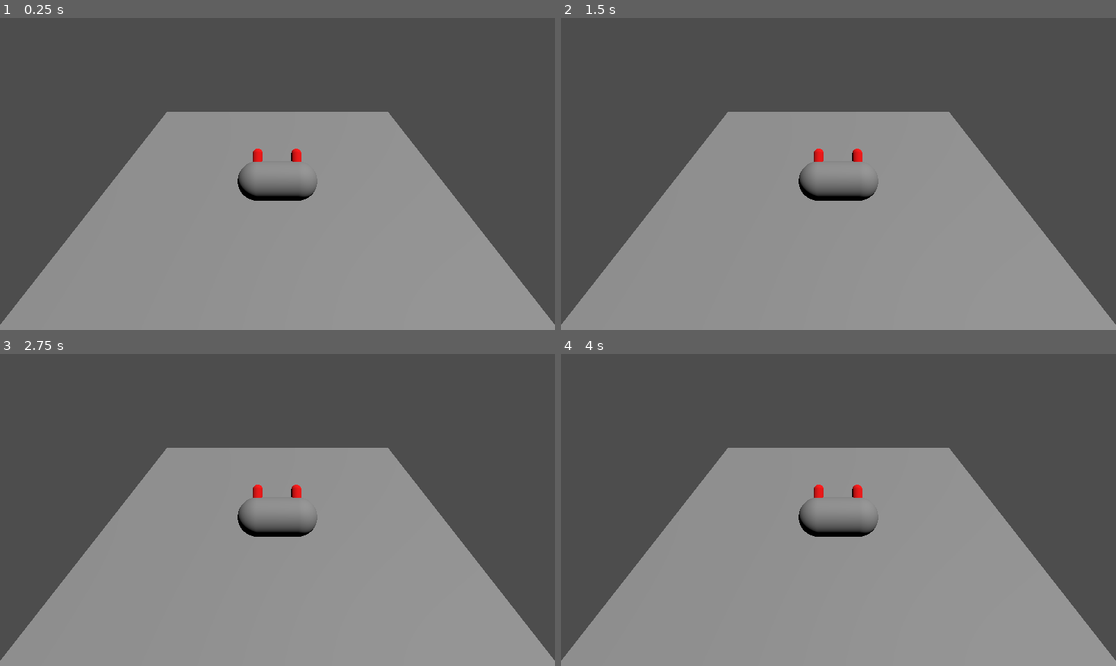
Above: before the commit, frames 1-4 (two rows, left to right).
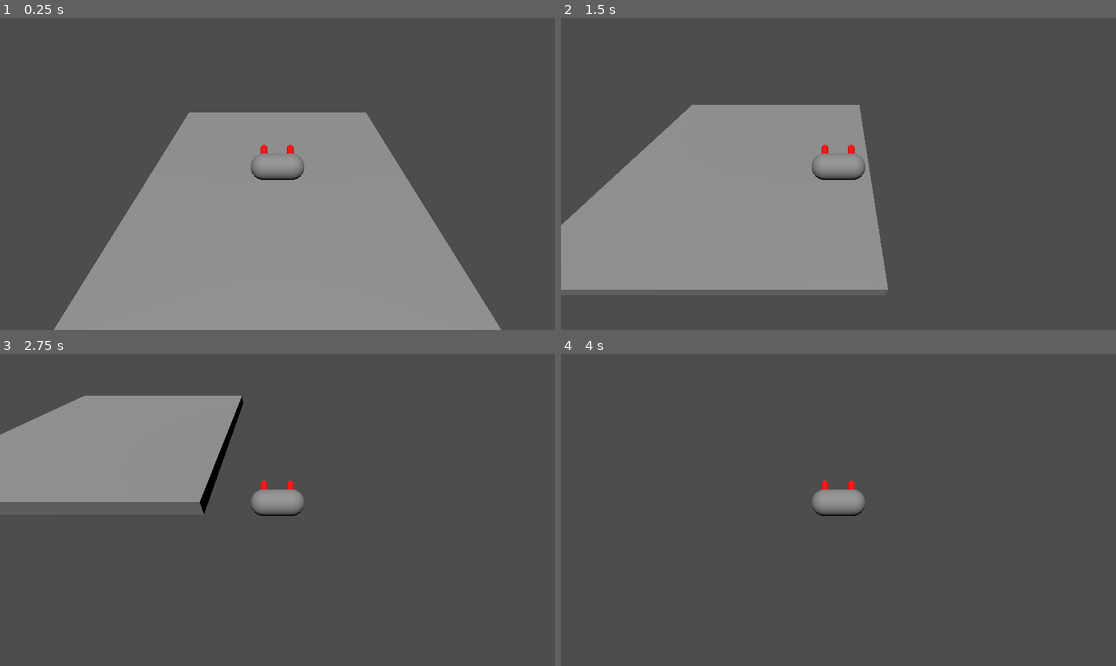
Above: after the commit, the same moments.

Repository: romeshdev/GGJ25
Game: Godot game, scene res://kitchen/kitchen.tscn
Two runs of this game, one before a commit and one after it. Both use one fixed random seed, a clock stepped at 60 frames per second and the inputs below.
Inputs:
- Up to frame 1 (0.25 s): no input
- Up to frame 2 (1.5 s): tap Enter (ui_accept) at 0.5, 0.6, 0.77, 1.07, 1.35 s; hold Right (ui_right) 0.53-1.28 s; hold Down (ui_down) from 1.28 s (still down)
- Up to frame 3 (2.75 s): tap Enter (ui_accept) at 1.52, 1.82, 2.1 s; release Down (ui_down) at 2.03 s; hold Right (ui_right) from 2.03 s (still down)
- Up to frame 4 (4 s): release Right (ui_right) at 2.78 s; hold Up (ui_up) 2.78-3.53 s; tap Enter (ui_accept) at 2.85, 3.02, 3.32, 3.5, 3.6, 3.77 s; hold Left (ui_left) from 3.53 s (still down)

The runs differ from the first frame. In frame 1, 11% of the frame differs, in the area x 0-100%, y 30-100%; in frame 2, 35%; in frame 3, 57%, in the area x 0-100%, y 13-100%; in frame 4, 49%.

Commit message:
crab can move

Diff:
--- /dev/null
+++ b/crab/crab.gd
@@ -0,0 +1,26 @@
+class_name Crab extends CharacterBody3D
+
+const SPEED = 5.0
+const JUMP_VELOCITY = 4.5
+
+func _physics_process(delta):
+	# Add the gravity.
+	if not is_on_floor():
+		velocity += get_gravity() * delta
+
+	# Handle jump.
+	if Input.is_action_just_pressed("ui_accept") and is_on_floor():
+		velocity.y = JUMP_VELOCITY
+
+	# Get the input direction and handle the movement/deceleration.
+	# As good practice, you should replace UI actions with custom gameplay actions.
+	var input_dir = Input.get_vector("ui_left", "ui_right", "ui_up", "ui_down")
+	var direction = (transform.basis * Vector3(input_dir.x, 0, input_dir.y)).normalized()
+	if direction:
+		velocity.x = direction.x * SPEED
+		velocity.z = direction.z * SPEED
+	else:
+		velocity.x = move_toward(velocity.x, 0, SPEED)
+		velocity.z = move_toward(velocity.z, 0, SPEED)
+
+	move_and_slide()
--- a/crab/crab.tscn
+++ b/crab/crab.tscn
@@ -1,4 +1,6 @@
-[gd_scene load_steps=4 format=3 uid="uid://dcl42qv1uyaky"]
+[gd_scene load_steps=5 format=3 uid="uid://dcl42qv1uyaky"]
+
+[ext_resource type="Script" path="res://crab/crab.gd" id="1_06tpv"]
 
 [sub_resource type="CapsuleMesh" id="CapsuleMesh_fgp1e"]
 
@@ -8,8 +10,10 @@
 [sub_resource type="CapsuleShape3D" id="CapsuleShape3D_bj1mu"]
 
 [node name="Crab" type="CharacterBody3D"]
+script = ExtResource("1_06tpv")
 
 [node name="Mesh" type="Node3D" parent="."]
+transform = Transform3D(-4.37114e-08, 0, 1, 0, 1, 0, -1, 0, -4.37114e-08, 0, 0, 0)
 
 [node name="MeshInstance3D" type="MeshInstance3D" parent="Mesh"]
 transform = Transform3D(1, 0, 0, 0, -4.37114e-08, -1, 0, 1, -4.37114e-08, 0, 0.5, 0)
@@ -26,11 +30,11 @@
 mesh = SubResource("CapsuleMesh_fgp1e")
 
 [node name="CollisionShape3D" type="CollisionShape3D" parent="."]
-transform = Transform3D(1, 0, 0, 0, -4.37114e-08, -1, 0, 1, -4.37114e-08, 0, 0.5, 0)
+transform = Transform3D(-4.37114e-08, 1, -4.37114e-08, 0, -4.37114e-08, -1, -1, -4.37114e-08, 1.91069e-15, 0, 0.5, 0)
 shape = SubResource("CapsuleShape3D_bj1mu")
 
 [node name="CameraMan" type="Node3D" parent="."]
-transform = Transform3D(1, 0, 0, 0, 1, 0, 0, 0, 1, -3.51625, 4.26285, 0)
+transform = Transform3D(-4.37114e-08, 0, 1, 0, 1, 0, -1, 0, -4.37114e-08, 0, 4.5, 7)
 
 [node name="Camera3D" type="Camera3D" parent="CameraMan"]
-transform = Transform3D(-4.37114e-08, 0.707107, -0.707107, 0, 0.707107, 0.707107, 1, 3.09086e-08, -3.09086e-08, 0, 0, 0)
+transform = Transform3D(-4.37114e-08, 0.707107, -0.707107, 0, 0.707107, 0.707107, 1, 3.09086e-08, -3.09086e-08, 1.44238, 1.17083, 6.30483e-08)
